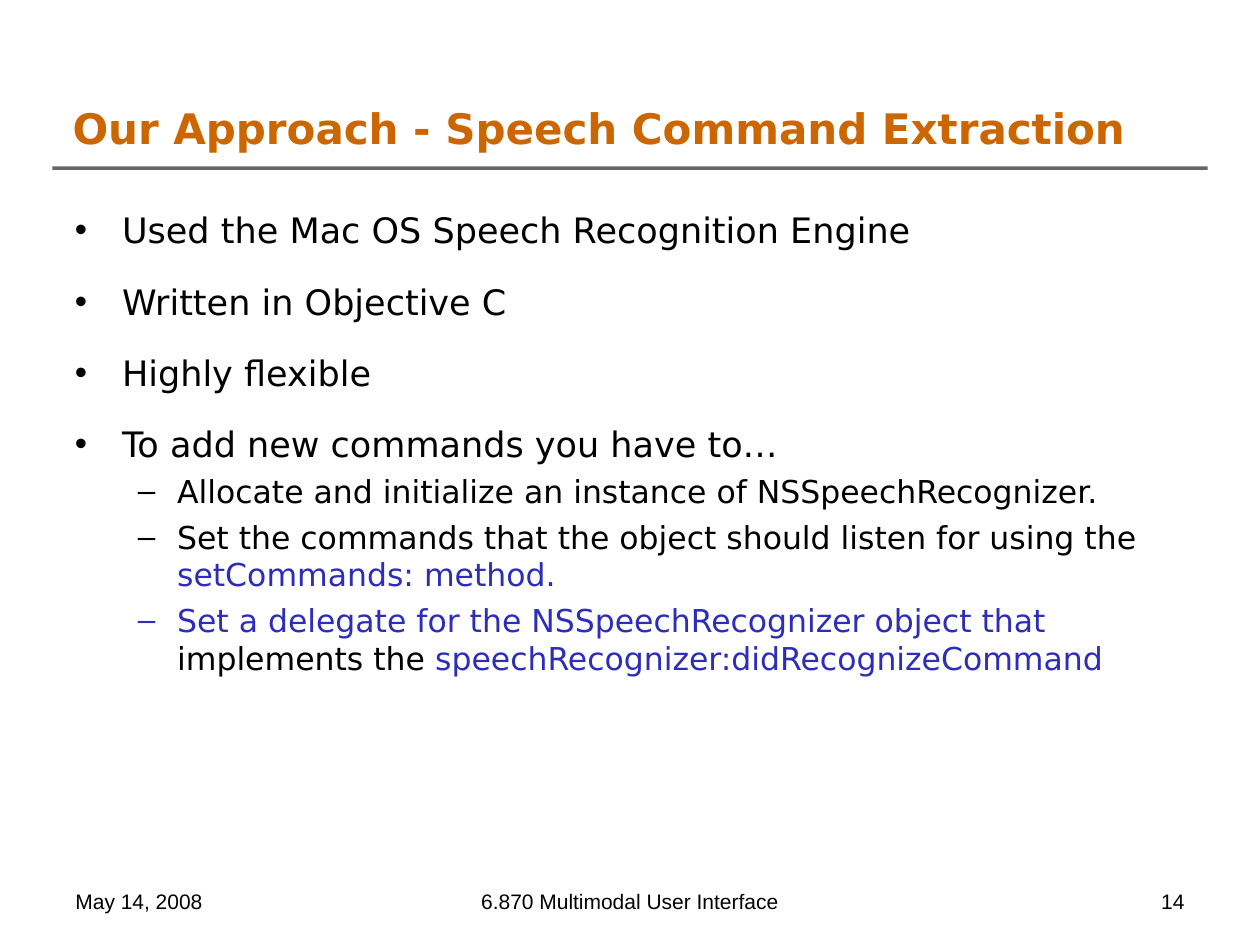
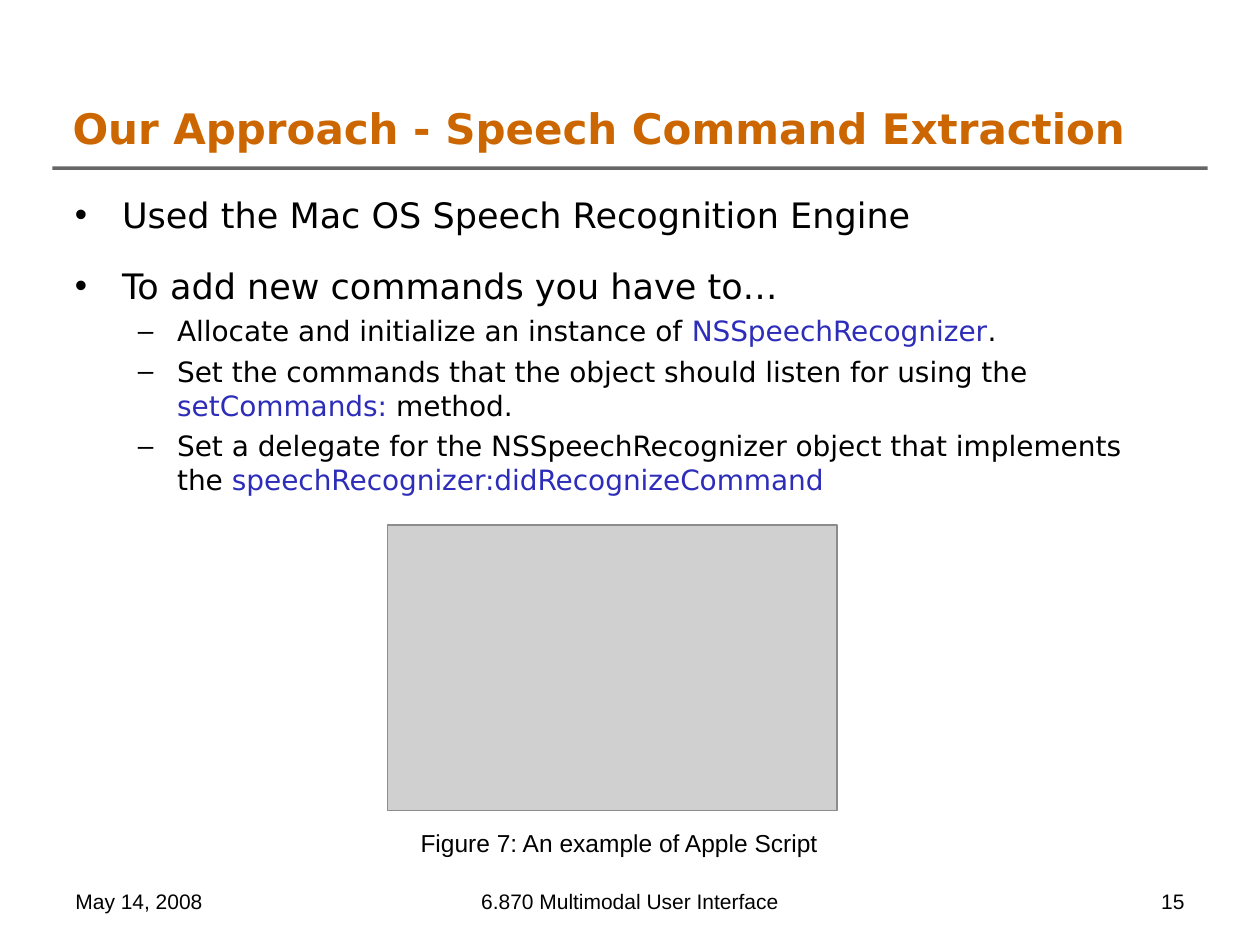
Before and after one commit to oshanis/webnnel, a slide deck: slide 15 of docs/6.870 Final Project Presentation.ppt (slide 14 before the commit). Drawn at 1260x945 pixels with LibreOffice and Linux fonts; fonts in the diff are those of the drawing; grey boxes stand for pictures; background and template pictures are left out. Boxes give left, top, right and bottom in pixels: in the first picture for what was removed or moved away, otherwise in the second. Text is boxed around its words. In the diff, an @@ line names an element or a change of style, - is before the commit and + after.

```diff
--- a/docs/6.870 Final Project Presentation.ppt
+++ b/docs/6.870 Final Project Presentation.ppt
@@ text "Used the Mac OS Speech ...": place and size @@
-text "Used the Mac OS Speech ..." at (122,216,1136,677)
+text "Used the Mac OS Speech ..." at (122,201,1121,496)
@@ text at (122,288,506,394): paragraphs removed @@
-• Written in Objective C
-• Highly flexible
@@ text at (177,319,1121,496): size 18 to 16 pt in "Allocate and initialize an instance of NSSpeechRecognizer.", "Set the commands that the object should ...", "Set a delegate for the NSSpeechRecognizer object ..."; text colour #000000 to #2D2DB9 in "NSSpeechRecognizer."; text colour #2D2DB9 to #000000 in "method.", "Set a delegate for the NSSpeechRecognizer object ..."; bullet colour #2D2DB9 to #000000 @@
@@ picture added at (387,525,837,810) @@
@@ text added at (421,834,818,857), 14 pt, text #000000 @@
+Figure 7: An example of Apple Script
@@ page number at (1161,894,1184,910): text changed @@
-14
+15
```
Also in this commit, not shown: 8 other slides changed, 4 slides added.
